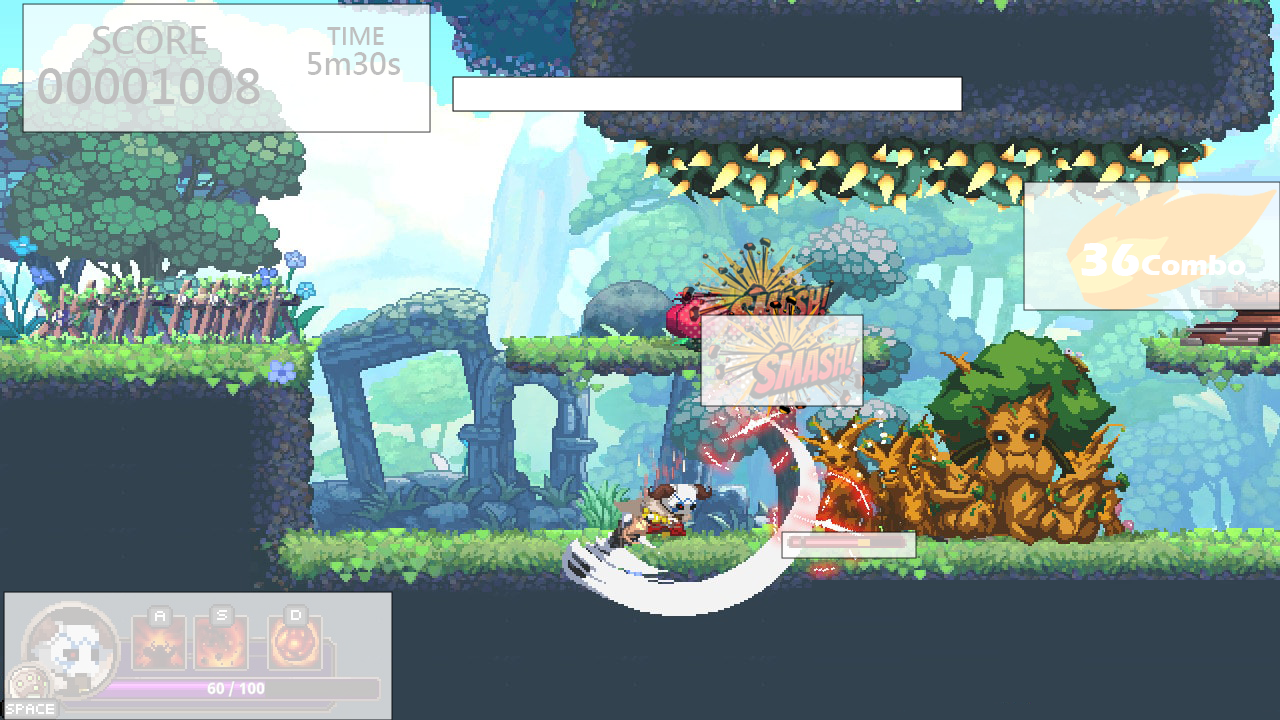
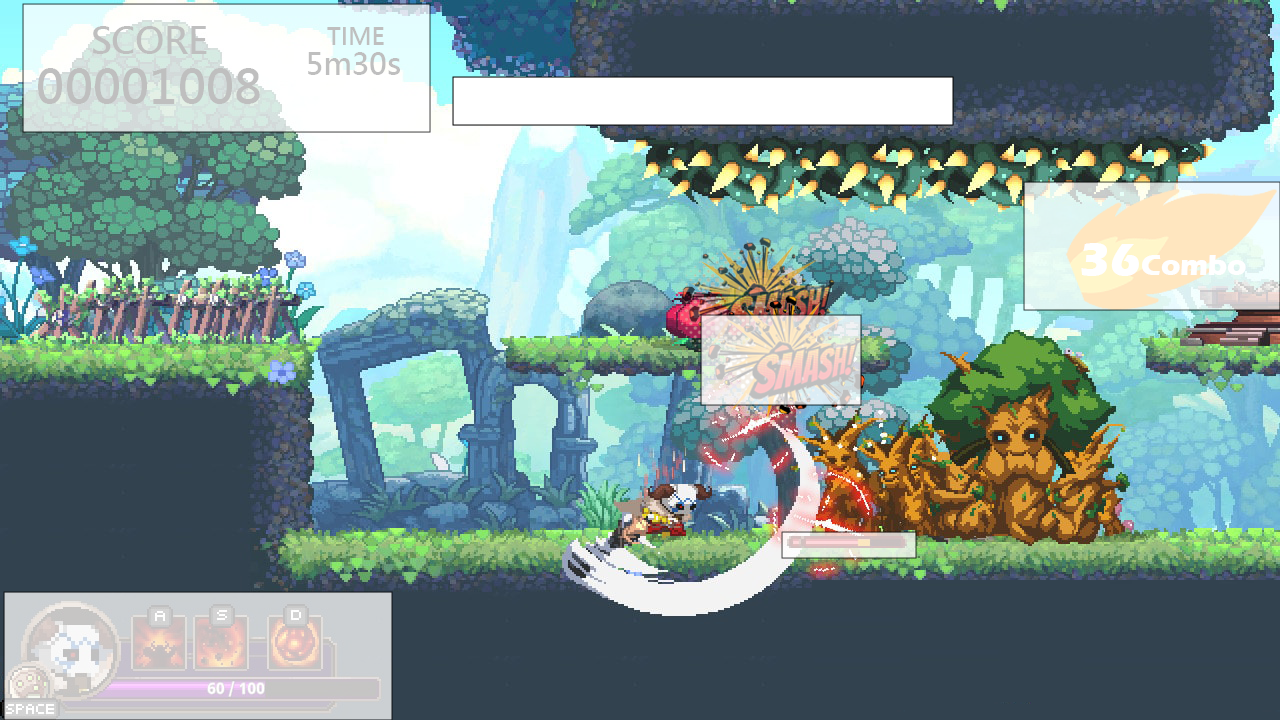
Comparing the layer stacks of the two 1280×720 images. Changes:
painted on "Boss血條" over [452, 76, 963, 126]
painted on "打擊字" over [700, 314, 864, 407]
